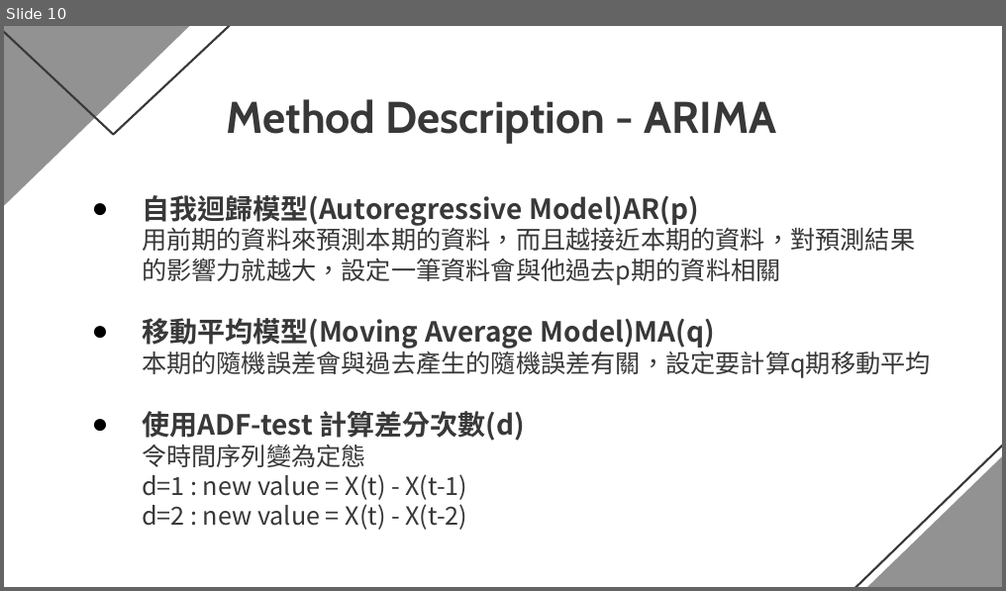
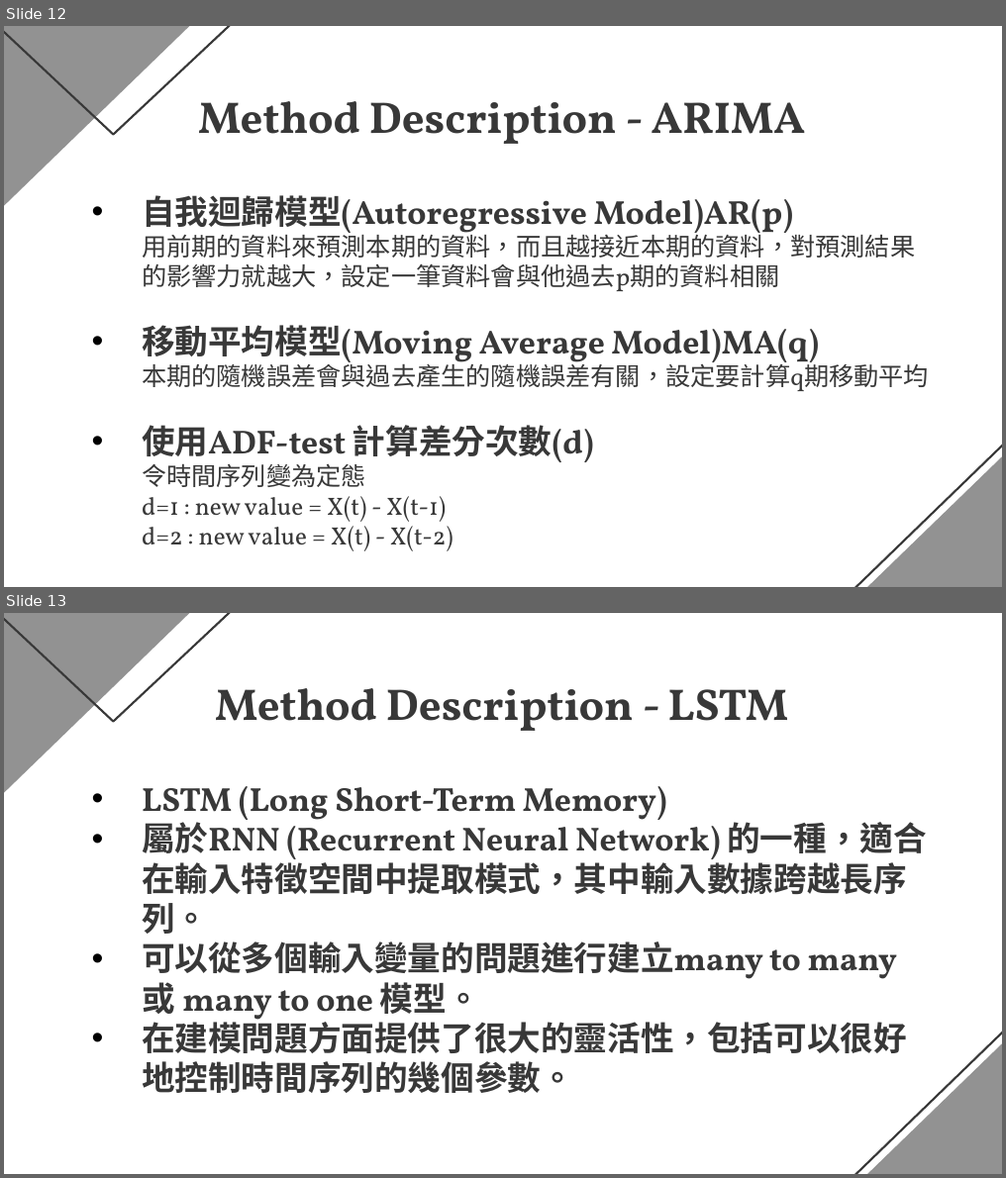
Before and after one commit to theabc50111/DL2021_final_dmlab_HCT_nccu, a slide deck: New_DL_final.pptx. Shown one above the other, each under a label of ours: slide 10 before the commit, slides 12 and 13 after it. The pictures are 1006x591 and 1006x1178 pixels, drawn with LibreOffice and Linux fonts; fonts in the diff are those of the drawing. Boxes give left, top, right and bottom in pixels: in the first picture for what was removed or moved away, otherwise in the second. Text is boxed around its words. In the diff, an @@ line names an element or a change of style, - is before the commit and + after.

```diff
--- a/New_DL_final.pptx
+++ b/New_DL_final.pptx
@@ slide 13 added at bbox=[4, 613, 1002, 1174], background #FFFFFF; not listed: 4 template elements that a slide beside it also shows @@
@@ title added at bbox=[215, 688, 789, 731], 32 pt, text #383838, bold @@
+Method Description - LSTM
@@ text added at bbox=[142, 786, 927, 1093], 24 pt, text #383838, bold @@
+• LSTM (Long Short-Term Memory)
+• 屬於RNN (Recurrent Neural Network) 的一種，適合在輸入特徵空間中提取模式，其中輸入數據跨越長序列。
+• 可以從多個輸入變量的問題進行建立many to many 或 many to one 模型。
+• 在建模問題方面提供了很大的靈活性，包括可以很好地控制時間序列的幾個參數。
@@ what was slide 10 is now slide 12 @@
@@ slide 12 changed as well @@
@@ title "Method Description - ARIMA" at bbox=[198, 101, 806, 144]: font Cabin to Vollkorn @@
@@ text "自我迴歸模型(Autoregressive Model)AR(p) 用前期的資料來預測本期的資料，而且越接近本期的資料， ..." at bbox=[142, 195, 929, 552]: size 20 to 24 pt in "自我迴歸模型(Autoregressive Model)AR(p)", "移動平均模型(Moving Average Model)MA(q)", "使用ADF-test 計算差分次數(d)"; font Noto Sans CJK SC to Vollkorn; bullet ● to • @@
```
Also in this commit, not shown: 18 other slides changed, 3 other slides added.
